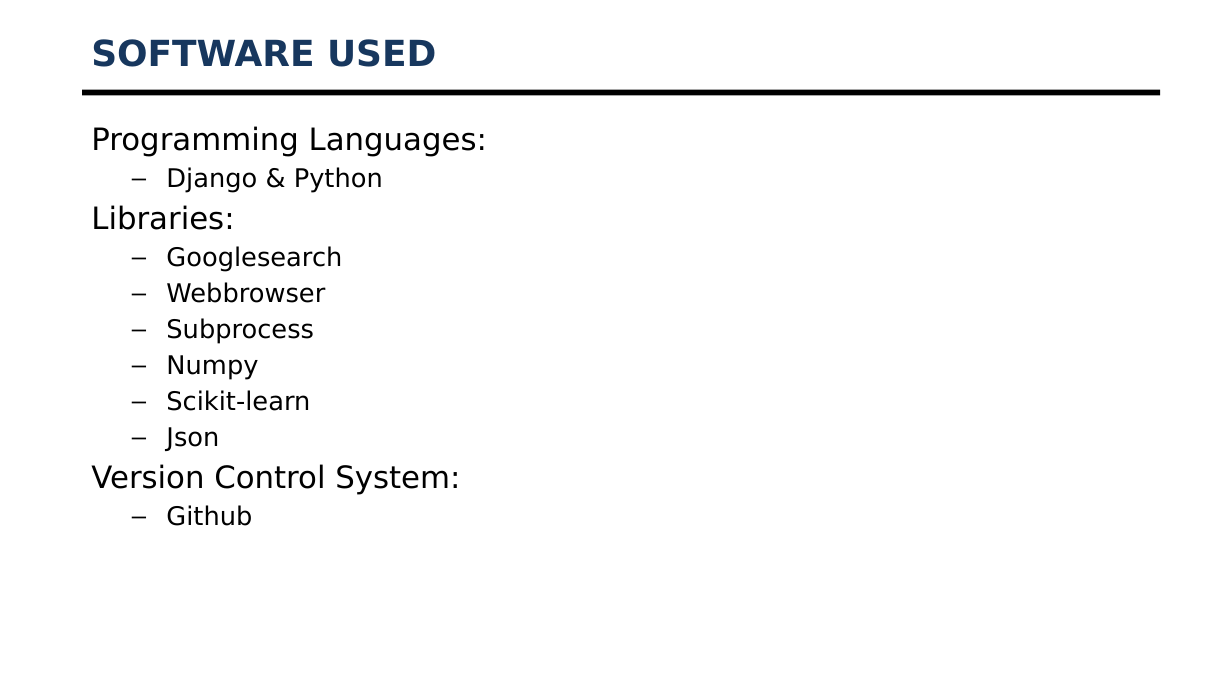
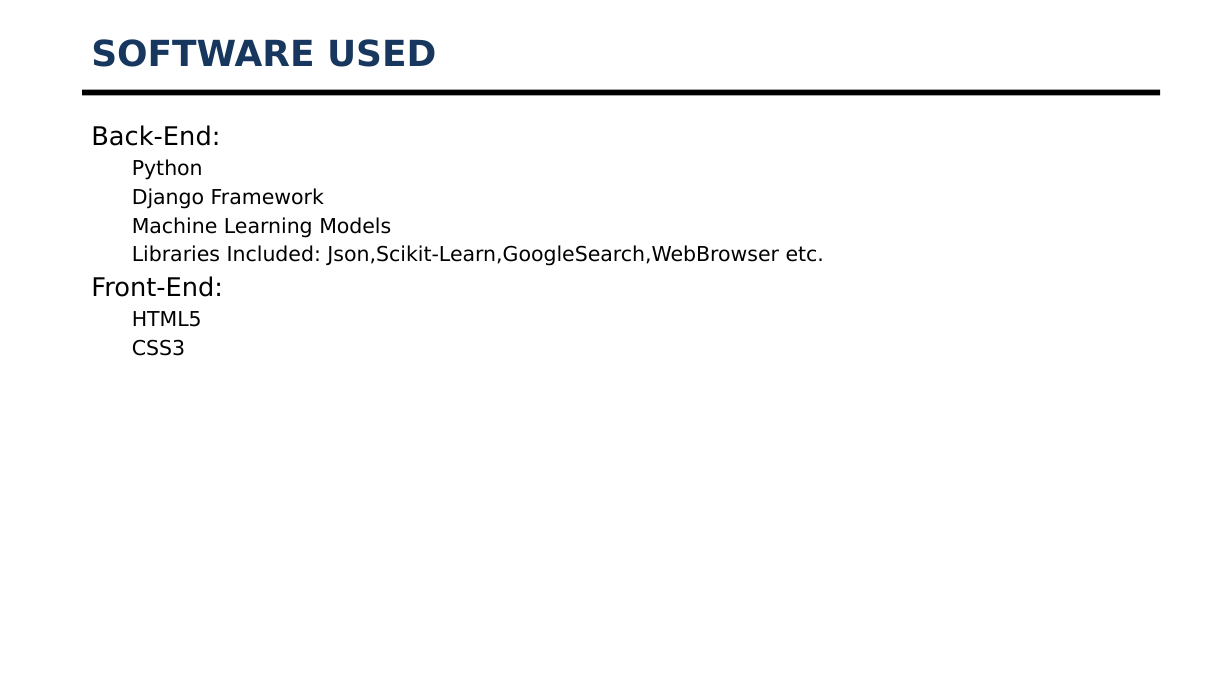
Before and after one commit to KiranspaceLDR/AI-Server-Log-Mangement-Software, a slide deck: slide 8 of Documentation/20201CEI0161_Final_Presentation.pptx. Drawn at 1232x693 pixels with LibreOffice and Linux fonts; fonts in the diff are those of the drawing; background and template pictures are left out. Boxes give left, top, right and bottom in pixels: in the first picture for what was removed or moved away, otherwise in the second. Text is boxed around its words. In the diff, an @@ line names an element or a change of style, - is before the commit and + after.

```diff
--- a/Documentation/20201CEI0161_Final_Presentation.pptx
+++ b/Documentation/20201CEI0161_Final_Presentation.pptx
@@ text at <box>91,125,824,356</box>: text changed; size 20 to 16 pt @@
-Programming Languages:
-  – Django & Python
-Libraries:
-  – Googlesearch
-  – Webbrowser
-  – Subprocess
-  – Numpy
-  – Scikit-learn
-  – Json
-Version Control System:
-  – Github
+Back-End:
+  Python
+  Django Framework
+  Machine Learning Models
+  Libraries Included: Json,Scikit-Learn,GoogleSearch,WebBrowser etc.
+Front-End:
+  HTML5
+  CSS3
```
Also in this commit, not shown: 21 other slides changed, 4 slides removed, 4 other files.
